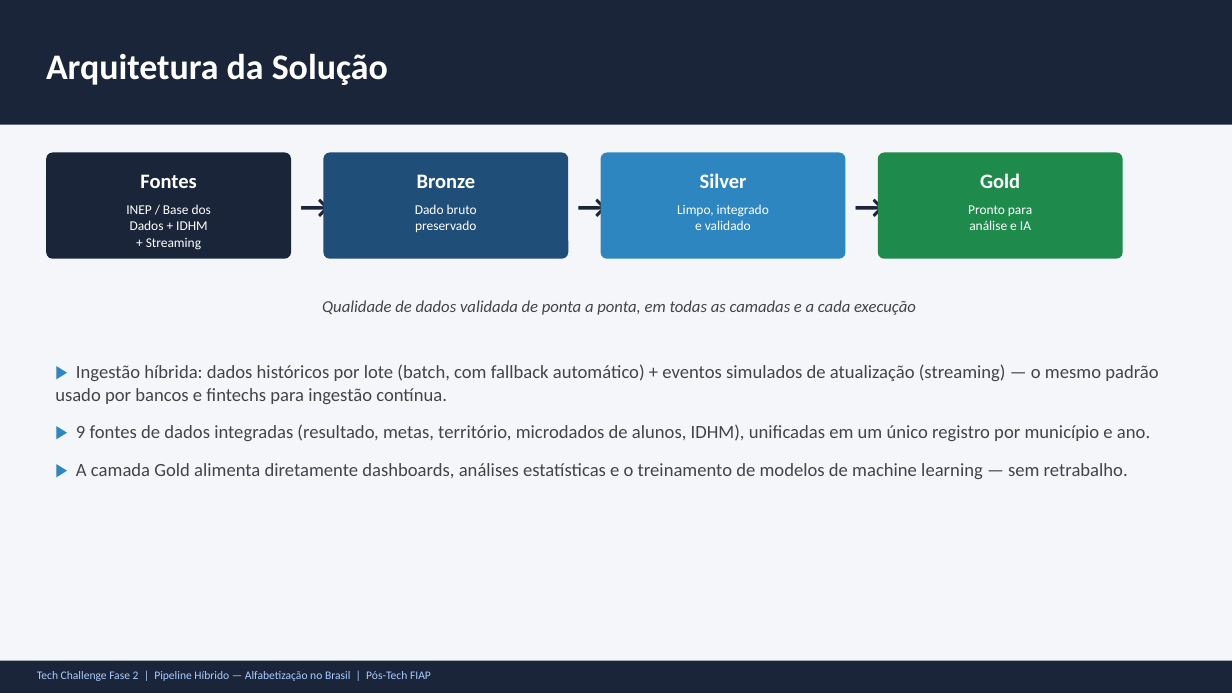
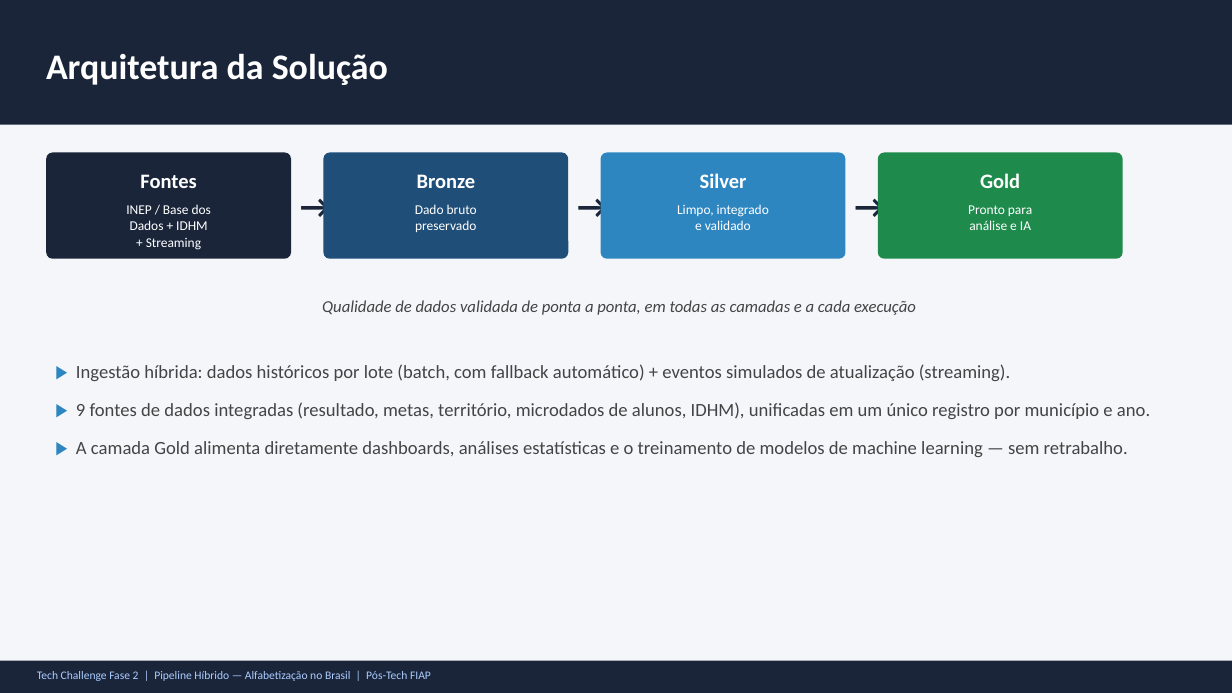
Before and after one commit to Fe-Biaggio/TechChallenge_2, a slide deck: slide 4 of reports/presentation/Alfabetizacao_Apresentacao.pptx. Drawn at 1232x693 pixels with LibreOffice and Linux fonts; fonts in the diff are those of the drawing. Boxes give left, top, right and bottom in pixels: in the first picture for what was removed or moved away, otherwise in the second. Text is boxed around its words. In the diff, an @@ line names an element or a change of style, - is before the commit and + after.

Commit message:
Adiciona video executivo e documenta no README
Video de ate 5 min (problema de negocio, arquitetura, valor para
analises educacionais, potencial de IA) na pasta reports/presentation/,
junto com a versao atualizada da apresentacao de apoio (pptx).

```diff
--- a/reports/presentation/Alfabetizacao_Apresentacao.pptx
+++ b/reports/presentation/Alfabetizacao_Apresentacao.pptx
@@ text at [76,364,1010,381]: text changed @@
-▶ Ingestão híbrida: dados históricos por lote (batch, com fallback automático) + eventos simulados de atualização (streaming) — o mesmo padrão usado por bancos e fintechs para ingestão contínua.
+▶ Ingestão híbrida: dados históricos por lote (batch, com fallback automático) + eventos simulados de atualização (streaming).
```
Also in this commit, not shown: 3 other slides changed, 2 other files.
